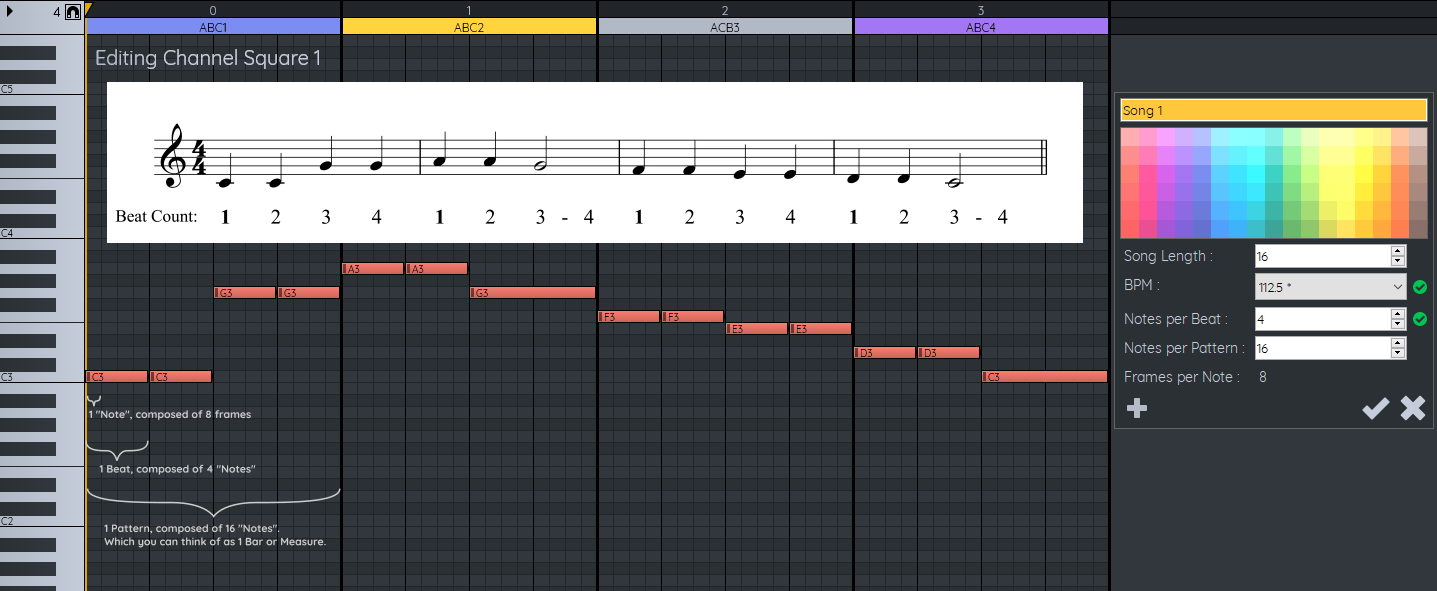
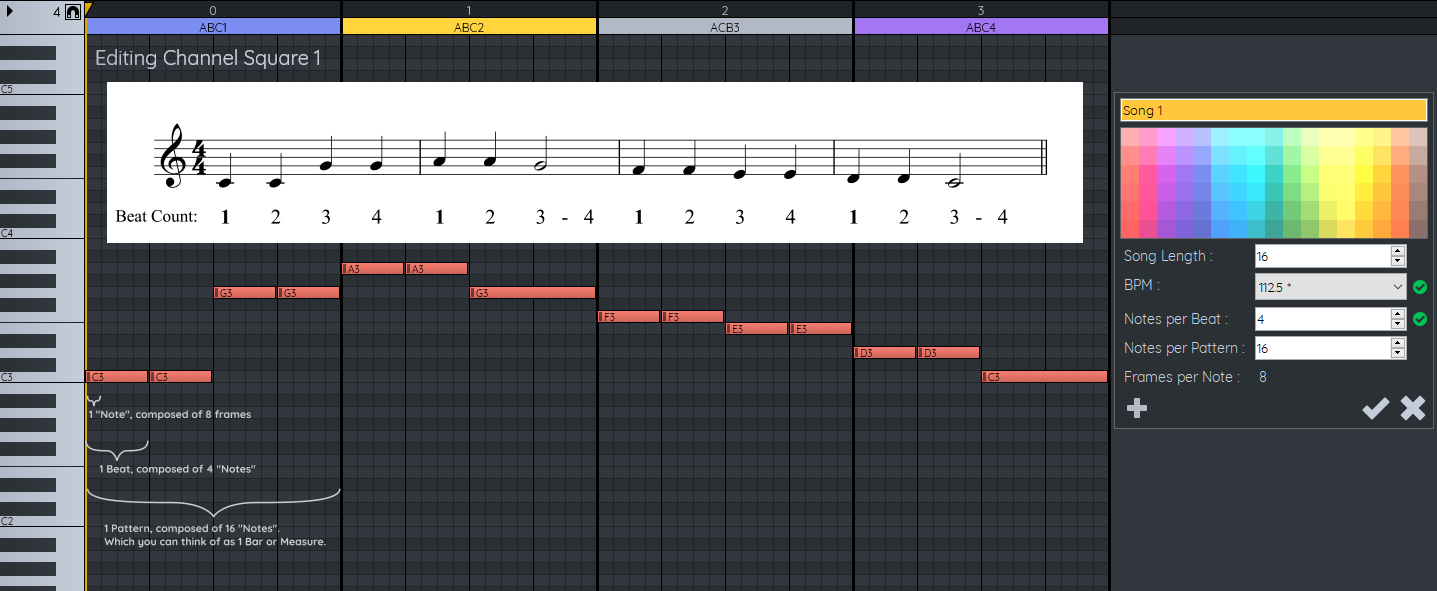
Before/after of a 1437 × 591 layered artwork. What changed in the layer stack:
painted on "Pasted Layer" over [148, 263, 981, 382]
